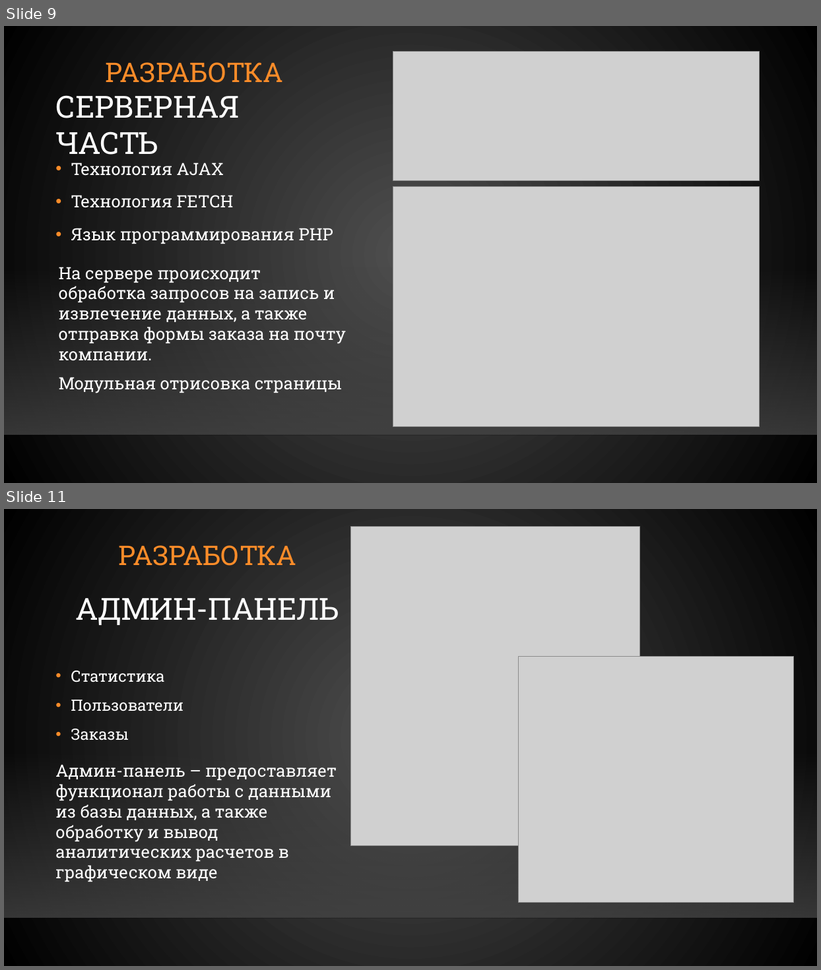
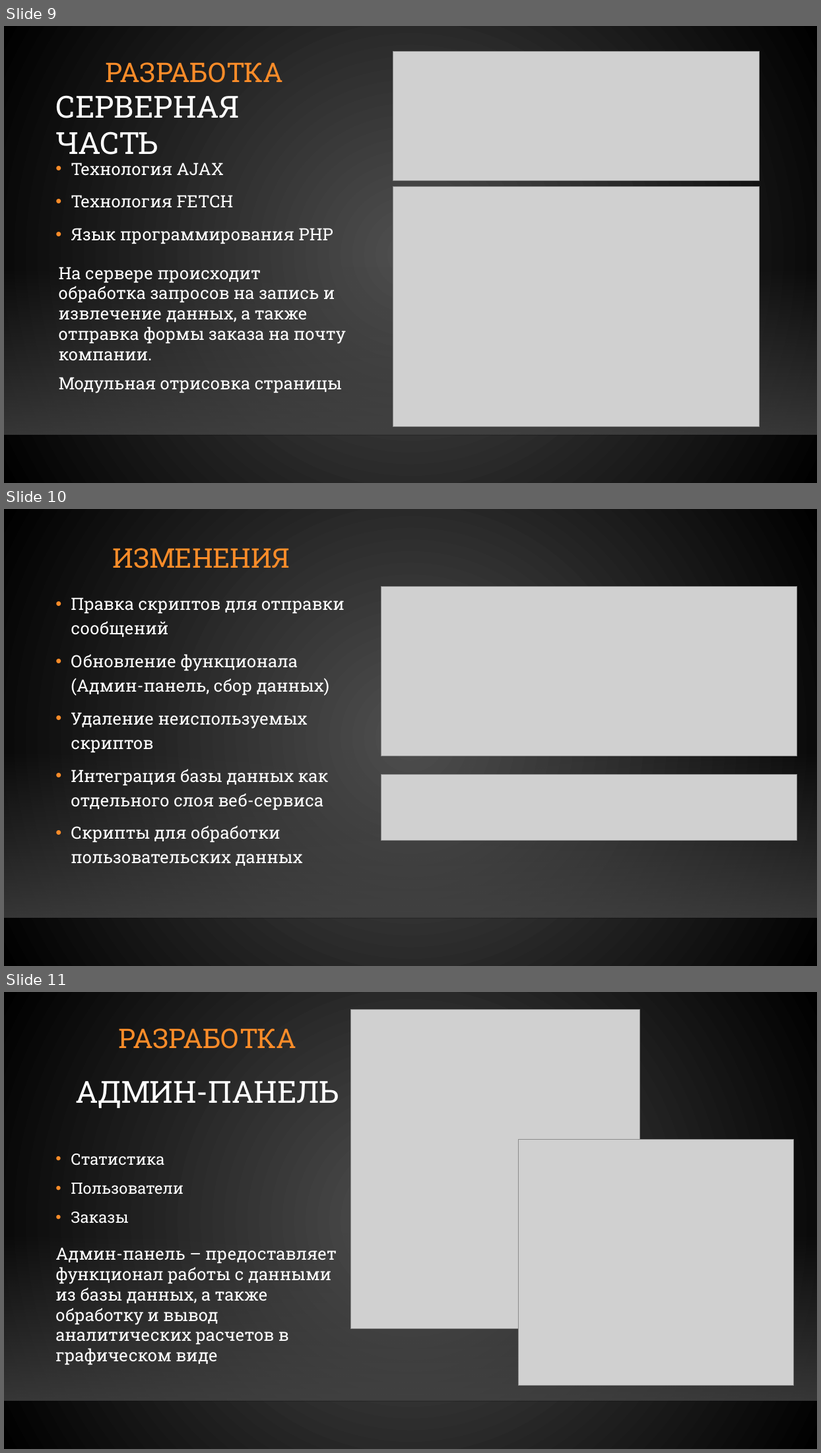
Before and after one commit to gunger28/diploma, a slide deck: Гунгер Диплом презентация.pptx. Shown one above the other, each under a label of ours: slides 9 and 11 before the commit, slides 9, 10 and 11 after it; the slides between them are not shown. The pictures are 821x970 and 821x1453 pixels, drawn with LibreOffice and Linux fonts; fonts in the diff are those of the drawing; grey boxes stand for pictures; background and template pictures are left out. Boxes give left, top, right and bottom in pixels: in the first picture for what was removed or moved away, otherwise in the second. Text is boxed around its words. In the diff, an @@ line names an element or a change of style, - is before the commit and + after.

```diff
--- a/Гунгер Диплом презентация.pptx
+++ b/Гунгер Диплом презентация.pptx
@@ slide 10 added at bbox=[4, 509, 817, 966], background gradient #505050 to #000000; not listed: 2 template elements that a slide beside it also shows @@
@@ title added at bbox=[113, 548, 290, 568], 32 pt, text #FB8C29 @@
+ИЗМЕНЕНИЯ
@@ picture added at bbox=[381, 586, 797, 756] @@
@@ text added at bbox=[71, 597, 345, 866], 20 pt, text #FFFFFF @@
+• Правка скриптов для отправки сообщений
+• Обновление функционала (Админ-панель, сбор данных)
+• Удаление неиспользуемых скриптов
+• Интеграция базы данных как отдельного слоя веб-сервиса
+• Скрипты для обработки пользовательских данных
@@ picture added at bbox=[381, 775, 797, 841] @@
```
Also in this commit, not shown: 1 other slide added, 2 slides removed, 4 other files.
